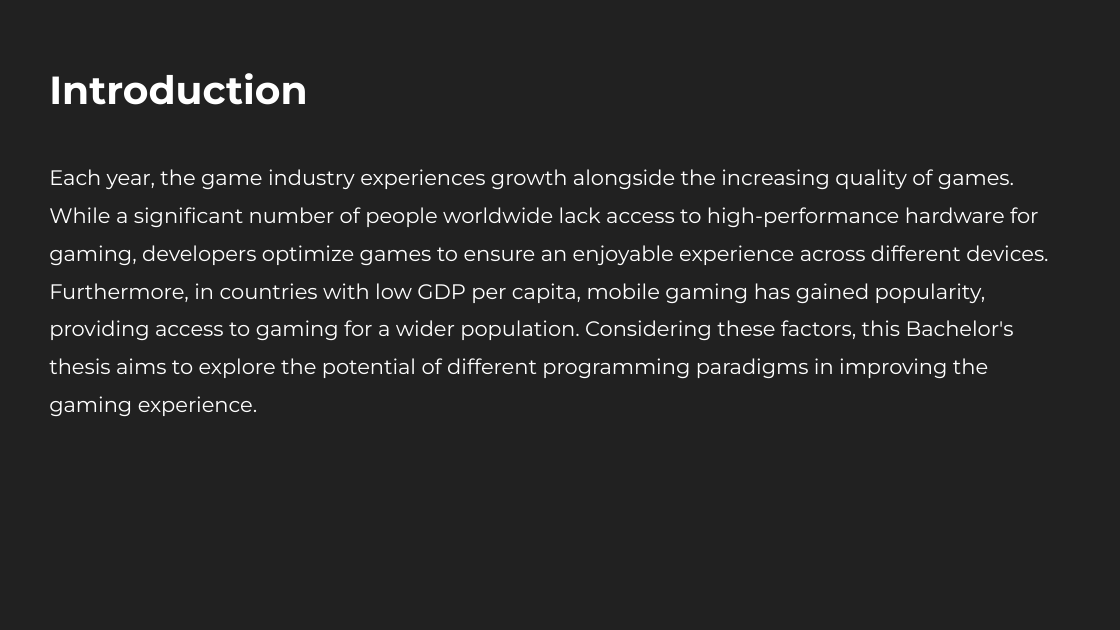
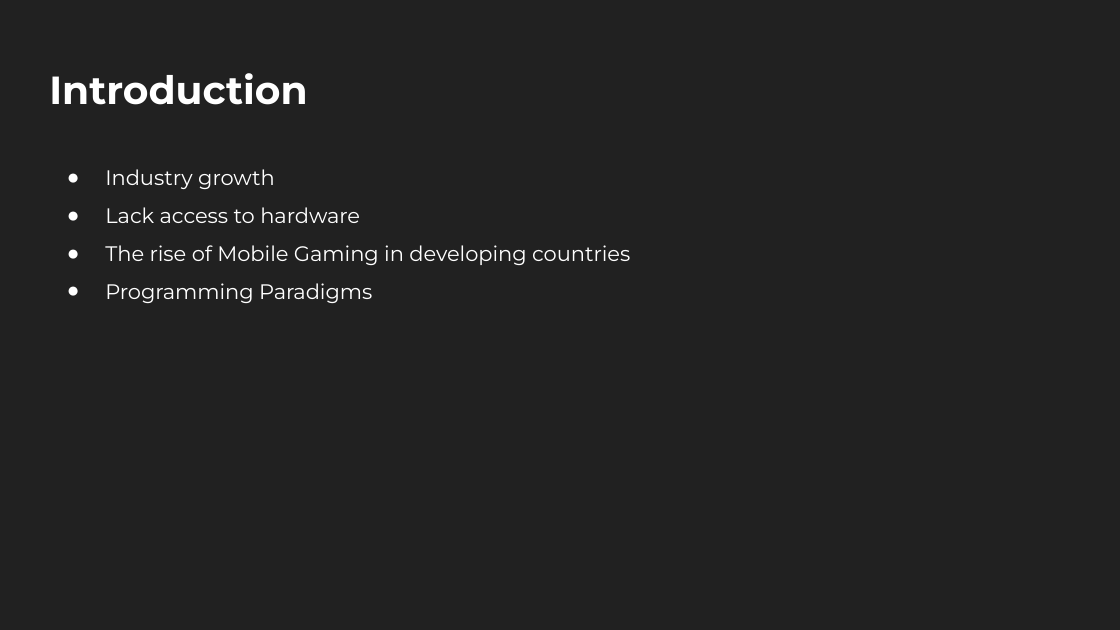
Before and after one commit to psikh286/Mobile_DOTSvsOOP, a slide deck: slide 2 of Proposal/ba_proposal_presentation.pptx. Drawn at 1120x630 pixels with LibreOffice and Linux fonts; fonts in the diff are those of the drawing. Boxes give left, top, right and bottom in pixels: in the first picture for what was removed or moved away, otherwise in the second. Text is boxed around its words. In the diff, an @@ line names an element or a change of style, - is before the commit and + after.

```diff
--- a/Proposal/ba_proposal_presentation.pptx
+++ b/Proposal/ba_proposal_presentation.pptx
@@ text at <box>105,169,630,303</box>: text changed @@
-Each year, the game industry experiences growth alongside the increasing quality of games. While a significant number of people worldwide lack access to high-performance hardware for gaming, developers optimize games to ensure an enjoyable experience across different devices. Furthermore, in countries with low GDP per capita, mobile gaming has gained popularity, providing access to gaming for a wider population. Considering these factors, this Bachelor's thesis aims to explore the potential of different programming paradigms in improving the gaming experience.
+● Industry growth
+● Lack access to hardware
+● The rise of Mobile Gaming in developing countries
+● Programming Paradigms
```
Also in this commit, not shown: 2 other slides changed, 1 other file.
